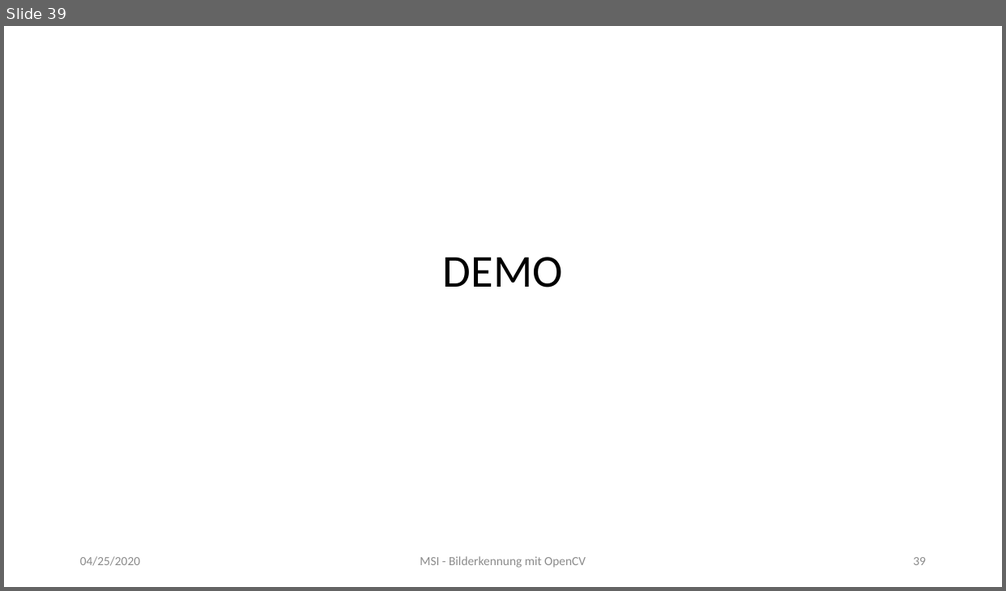
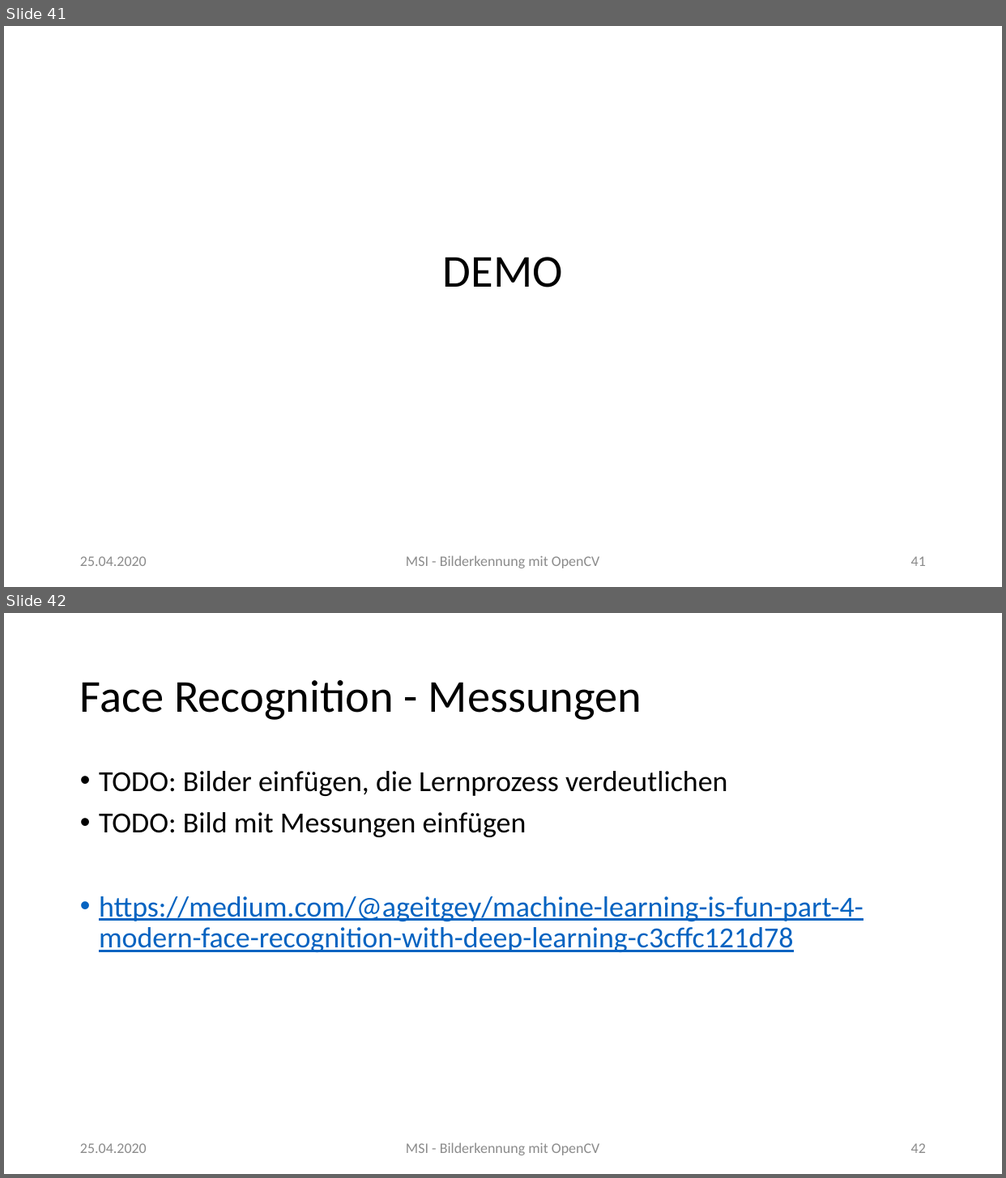
Before and after one commit to MarkusClln/MSI, a slide deck: Bilderkennung mit OpenCV.pptx. Shown one above the other, each under a label of ours: slide 39 before the commit, slides 41 and 42 after it. The pictures are 1006x591 and 1006x1178 pixels, drawn with LibreOffice and Linux fonts; fonts in the diff are those of the drawing. Boxes give left, top, right and bottom in pixels: in the first picture for what was removed or moved away, otherwise in the second. Text is boxed around its words. In the diff, an @@ line names an element or a change of style, - is before the commit and + after.

```diff
--- a/Bilderkennung mit OpenCV.pptx
+++ b/Bilderkennung mit OpenCV.pptx
@@ slide 42 added at <box>4,613,1002,1174</box>, background #FFFFFF @@
@@ title added at <box>80,680,642,720</box>, 44 pt, text #000000 @@
+Face Recognition - Messungen
@@ text added at <box>99,771,863,952</box>, 28 pt, text #0563C1, underline @@
+• TODO: Bilder einfügen, die Lernprozess verdeutlichen
+• TODO: Bild mit Messungen einfügen
+• https://medium.com/@ageitgey/machine-learning-is-fun-part-4-modern-face-recognition-with-deep-learning-c3cffc121d78
@@ text added at <box>80,1144,147,1153</box>, 14 pt, text #8C8C8C @@
+25.04.2020
@@ text added at <box>406,1143,600,1156</box>, 14 pt, text #8C8C8C @@
+MSI - Bilderkennung mit OpenCV
@@ page number added at <box>911,1144,926,1153</box>, 14 pt, text #8C8C8C @@
+42
@@ what was slide 39 is now slide 41 @@
@@ slide 41 changed as well @@
@@ text at <box>80,557,147,566</box>: text changed; size 12 to 14 pt @@
-04/25/2020
+25.04.2020
@@ text "MSI - Bilderkennung mit OpenCV" at <box>406,556,600,569</box>: size 12 to 14 pt @@
@@ page number at <box>911,557,926,566</box>: text changed; size 12 to 14 pt @@
-39
+41
```
Also in this commit, not shown: 46 other slides changed, 3 other slides added, 3 other files.
